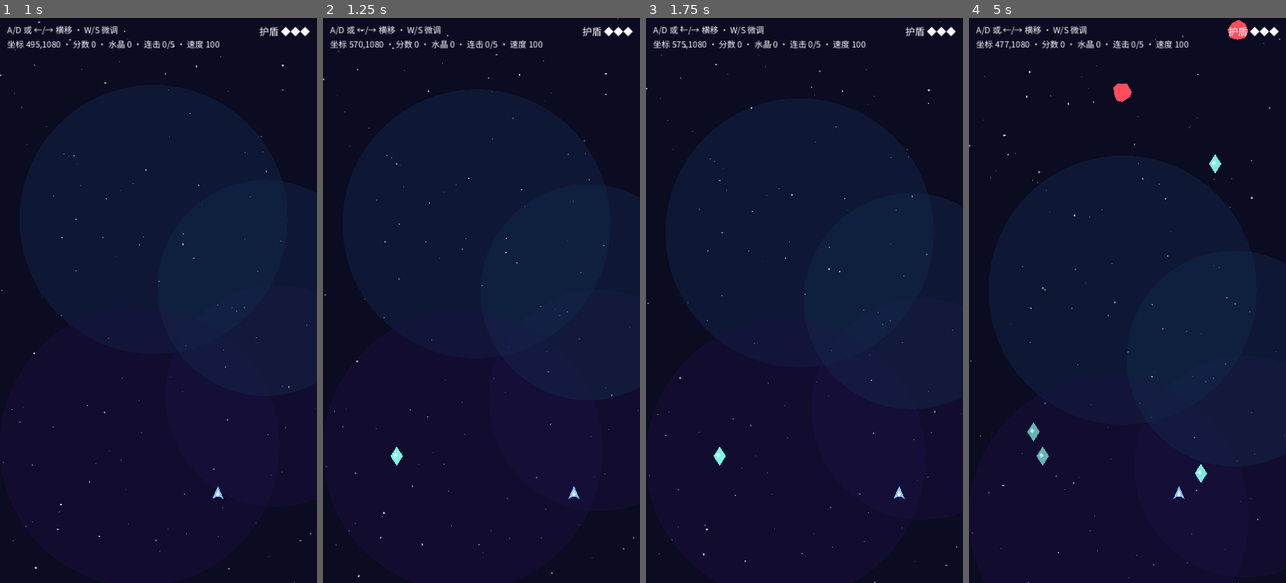
Above: before the commit, frames 1-4 (left to right).
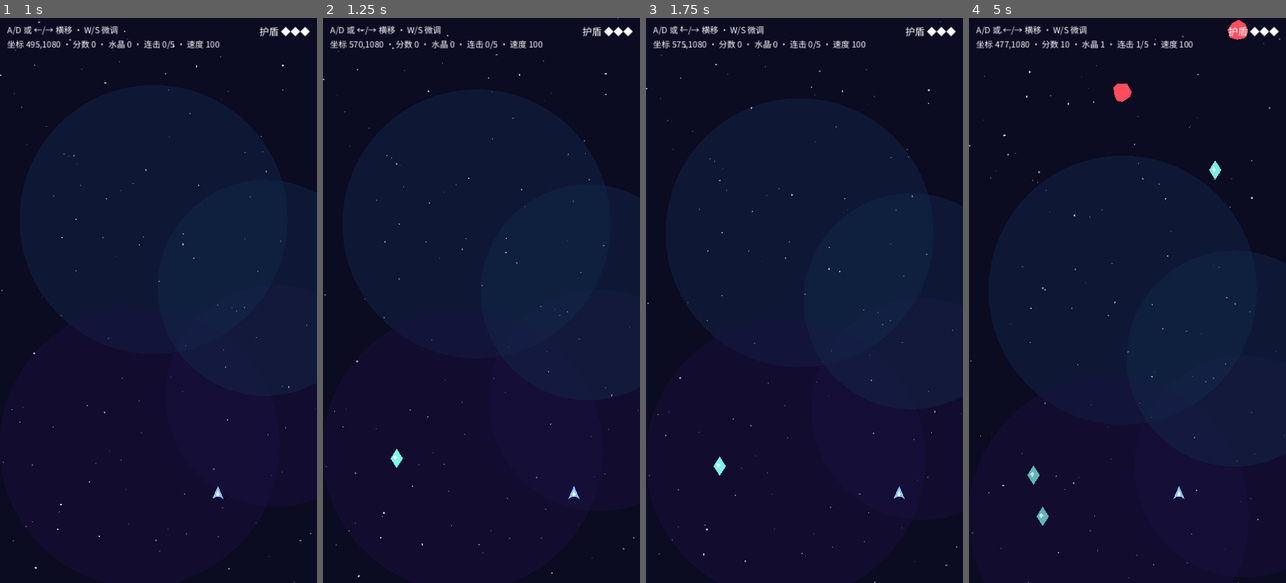
Above: after the commit, the same moments.

Repository: hl3w22bupt/myrd-playground
Game: Godot game, scene res://scenes/main.tscn
Two runs of this game, one before a commit and one after it. Both use one fixed random seed, a clock stepped at 60 frames per second and the inputs below.
Inputs (mouse positions are in pixels of both pictures, inside the frame that each line leads up to):
- Up to frame 1 (1 s): tap Enter (confirm) at 0.5 s; move the mouse to (228, 272) at 0.52 s; hold D (move_right) from 0.53 s (still down); hold Enter (confirm) from 0.53 s (still down); click (228, 272) at 0.67 s; tap Space at 0.77 s
- Up to frame 2 (1.25 s): keep holding D (move_right); keep holding Enter (confirm)
- Up to frame 3 (1.75 s): release D (move_right) at 1.25 s; release Enter (confirm) at 1.25 s; drag from (741, 328) to (718, 458) at 1.27 s
- Up to frame 4 (5 s): move the mouse to (1159, 176) at 2.02 s; hold D (move_right) 2.03-2.75 s; hold Enter (confirm) 2.03-2.75 s; click (1159, 176) at 2.17 s; drag from (1111, 413) to (1032, 430) at 2.77 s; move the mouse to (1222, 385) at 3.52 s; hold A (move_left) 3.53-4.25 s; hold Enter (confirm) 3.53-4.25 s; click (1222, 385) at 3.67 s; tap Space at 3.77 s; drag from (1032, 215) to (1032, 430) at 4.27 s

Frame 1 is identical in both runs. In frame 2, less than 0.1% of the frame differs, in the area x 21-26%, y 75-80%; in frame 3, 0.1%; in frame 4, 0.8%, in the area x 18-80%, y 3-90%.

Commit message:
feat(games/app): 玩法补全 —— 加速外显/收集反馈/生成规则门禁断言 + 手感修正
- 加速态外显（知识基准 4.2）：屏周 speedline 拉丝（青紫，进 0.3s/出 0.5s）+
  Camera2D 全局 105% 变焦 + HUD「×2」剩余时间环（boost_ring）
- 收集反馈：程序化音效 5 枚（score/confirm/hit/fail/spawn wav）接线 SFX_BANK，
  拾取白色粒子爆散 0.25s；受击 1.0s 无敌闪烁（alpha 0.35~0.75）
- 水晶沿航路漂移（0.35× 当前速度）+ 漂出屏回收：playtest 3 局首次收集
  从「2 局 null」改善为 3.08s/10.15s/11.92s，反馈事件 9→18
- Camera2D 落地后 Juice.shake 由只记账变为真实震动
- 冒烟断言升级（验收 3/4 + 知识基准 2.1~2.4/4.2）：难度档位表 D(t)、陨石速度
  系数 k(D)、同屏上限 cap(D)=3+2D（加速 +2）、生成间隔衰减 0.88^(D-1)、
  生成约束（飞船 ±80px 带 / 间距 ≥ 大者半径 ×1.5 / 合法位置放行）、生成器
  硬截断、水晶航路漂移、加速外显开/关、无敌闪烁、音效真实接线
- 修复：speedlines 渐入首帧被误判为退出过渡而隐藏（_boosting 状态区分）
- .myrd/routines.yaml：godot-smoke 默认 gamePath games/godot-coin-rush → games/app
- export/web：Web 导出产物同步重导出（index.pck 2.50MB → 2.59MB）

门禁：games/app/verify.sh 全部通过（PREFLIGHT + GODOT_SMOKE 240 帧 +
GODOT_FUZZ + GODOT_PLAYTEST 3 局，节奏代理指标在阈值内）

Co-Authored-By: Claude <noreply@anthropic.com>

Diff:
--- a/games/app/autoload/juice.gd
+++ b/games/app/autoload/juice.gd
@@ -7,13 +7,20 @@
 ##   重开 → pop(结算面板) + sfx(&"confirm")；陨石/水晶入场 → flash(实体)（可感知的场上事件）
 ##
 ## headless 冒烟 / playtest 断言「事件触发过没有」看 events / sfx_counts；
-## 本骨架暂无音频资产：SFX_BANK 未注册名 sfx() 合法空转，只记账不播放，资产后补即出声。
+## 音效注册表见 SFX_BANK（未注册名 sfx() 合法空转，只记账不播放）。
 
 ## 反馈触发信号：反馈统计 / playtest 门禁以此作为反馈采样锚点。
 signal feedback_fired(kind: StringName)
 
-## 音效注册表：名 → AudioStream（骨架期无 .wav 资产，留空表；未注册名合法空转）。
-const SFX_BANK: Dictionary = {}
+## 音效注册表：名 → AudioStream（程序化生成的 wav，见 assets/audio/——需求 3「收集反馈（音效/特效）」）。
+## 未注册名仍合法空转（只记账），资产后补即出声。
+const SFX_BANK: Dictionary = {
+	&"score": preload("res://assets/audio/score.wav"),         ## 拾取水晶：双音上扬
+	&"confirm": preload("res://assets/audio/confirm.wav"),     ## 连击触发加速：短促上扬 chirp
+	&"hit": preload("res://assets/audio/hit.wav"),             ## 被陨石击中：低频闷响
+	&"fail": preload("res://assets/audio/fail.wav"),           ## 护盾归零结算：三连下行
+	&"spawn": preload("res://assets/audio/spawn.wav"),         ## 水晶入场：极短轻点
+}
 
 ## 本局反馈记录（"kind@ms"），断言只看是否非空；环形上限防长局内存膨胀。
 var events: PackedStringArray = []
--- a/games/app/scenes/main.tscn
+++ b/games/app/scenes/main.tscn
@@ -1,10 +1,12 @@
-[gd_scene load_steps=7 format=3]
+[gd_scene load_steps=9 format=3]
 
 [ext_resource type="Script" path="res://scripts/main.gd" id="1_main"]
 [ext_resource type="PackedScene" path="res://scenes/player.tscn" id="2_player"]
 [ext_resource type="Script" path="res://scripts/virtual_joystick.gd" id="3_joystick"]
 [ext_resource type="Script" path="res://scripts/touch_confirm_button.gd" id="4_confirm"]
 [ext_resource type="Script" path="res://scripts/starfield.gd" id="5_starfield"]
+[ext_resource type="Script" path="res://scripts/speedlines.gd" id="6_speedlines"]
+[ext_resource type="Script" path="res://scripts/boost_ring.gd" id="7_boost_ring"]
 
 [sub_resource type="CircleShape2D" id="CircleShape2D_confirm"]
 radius = 44.0
@@ -19,6 +21,9 @@
 
 [node name="Player" parent="." instance=ExtResource("2_player")]
 position = Vector2(360, 1080)
+
+[node name="Camera" type="Camera2D" parent="."]
+position = Vector2(360, 640)
 
 [node name="UI" type="CanvasLayer" parent="."]
 
@@ -60,6 +65,16 @@
 theme_override_colors/font_color = Color(0.498039, 0.964706, 0.909804, 1)
 text = ""
 horizontal_alignment = 1
+
+[node name="BoostRing" type="Control" parent="UI"]
+unique_name_in_owner = true
+visible = false
+mouse_filter = 2
+offset_left = 128.0
+offset_top = 40.0
+offset_right = 184.0
+offset_bottom = 96.0
+script = ExtResource("7_boost_ring")
 
 [node name="ResultPanel" type="PanelContainer" parent="UI"]
 unique_name_in_owner = true
@@ -123,6 +138,9 @@
 [node name="FXLayer" type="CanvasLayer" parent="."]
 layer = 20
 
+[node name="Speedlines" type="Node2D" parent="FXLayer"]
+script = ExtResource("6_speedlines")
+
 [node name="FlashRect" type="ColorRect" parent="FXLayer"]
 unique_name_in_owner = true
 anchors_preset = 15
--- /dev/null
+++ b/games/app/scripts/boost_ring.gd
@@ -0,0 +1,33 @@
+class_name BoostRing
+extends Control
+## HUD「×2」角标 + 剩余时间环（知识基准 4.2：与加速态同步出现/消失）。
+##
+## 环弧 = 剩余时长 / 初始时长（续时封顶 15s 时弧满格钳制）；环心「×2」即得分倍率。
+## 自读 GameState（autoload 状态），不依赖 main 转发 —— UI 订阅状态是规范允许的方向。
+
+const COLOR_RING := Color("7ff6e8")
+const COLOR_RING_DIM := Color(0.5, 0.55, 0.65, 0.22)
+const COLOR_TEXT := Color("7ff6e8")
+const RING_WIDTH: float = 3.0
+const TEXT_SIZE: int = 24
+
+
+func _process(_delta: float) -> void:
+	if visible != GameState.boost_active:
+		visible = GameState.boost_active
+	if visible:
+		queue_redraw()
+
+
+func _draw() -> void:
+	var center := size / 2.0
+	var radius: float = minf(size.x, size.y) / 2.0 - RING_WIDTH
+	draw_arc(center, radius, 0.0, TAU, 48, COLOR_RING_DIM, RING_WIDTH, true)
+	var fraction := clampf(GameState.boost_time_left / GameState.BOOST_DURATION_SEC, 0.0, 1.0)
+	if fraction > 0.003:
+		## 从正上方顺时针铺满剩余时长（-90° 起点）。
+		draw_arc(center, radius, -PI / 2.0, -PI / 2.0 + TAU * fraction, 48, COLOR_RING, RING_WIDTH, true)
+	var font := get_theme_default_font()
+	if font != null:
+		draw_string(font, Vector2(0.0, size.y * 0.5 + TEXT_SIZE * 0.36), "×2",
+			HORIZONTAL_ALIGNMENT_CENTER, size.x, TEXT_SIZE, COLOR_TEXT)
--- a/games/app/scripts/crystal.gd
+++ b/games/app/scripts/crystal.gd
@@ -10,6 +10,10 @@
 
 const PICKUP_RADIUS: float = 26.0
 const BREATH_HZ: float = 2.0
+## 航路漂移系数：水晶随世界流动漂向玩家（星云视差中层的体感，知识基准 4.2；
+## 知识基准三只约束生成位置/节奏，漂移速度选型不与之冲突）。加速态下随实际速度同步放大。
+const DRIFT_COEFF: float = 0.35
+const PLAYFIELD_SIZE: Vector2 = Vector2(720.0, 1280.0)
 
 var _time: float = 0.0
 var _taken: bool = false
@@ -27,6 +31,14 @@
 	modulate.a = 0.72 + 0.28 * pulse
 
 
+func _physics_process(delta: float) -> void:
+	if GameState.game_over:
+		return
+	position.y += GameState.speed * DRIFT_COEFF * delta
+	if position.y > PLAYFIELD_SIZE.y + PICKUP_RADIUS + 40.0:
+		queue_free()  # 漂出屏即回收，让位给保底刷新（知识基准 3 同屏下限口径不受影响）
+
+
 func _on_body_entered(body: Node2D) -> void:
 	if _taken or not (body is Player):
 		return
--- a/games/app/scripts/main.gd
+++ b/games/app/scripts/main.gd
@@ -19,6 +19,15 @@
 const FRAGMENT_RADIUS_DIV: float = 2.0           ## 分裂子体 r 减半
 const FRAGMENT_OFFSET_MUL: float = 0.6
 
+## 加速态变焦外显（知识基准 4.2：全局 105% 变焦，进入 0.3s / 退出 0.5s 过渡）。
+const ZOOM_BOOST: float = 1.05
+const ZOOM_ENTER_SEC: float = 0.3
+const ZOOM_EXIT_SEC: float = 0.5
+## 收集粒子爆散（知识基准 4.2：白色粒子爆散 0.25s）。
+const BURST_PARTICLES: int = 14
+const BURST_LIFETIME_SEC: float = 0.25
+const BURST_FREE_AFTER_SEC: float = 0.8
+
 ## 陨石类型分布锚点表（知识基准 2.3：D1/D3/D6），中间档位线性插值。
 const KIND_TABLE: Dictionary = {
 	1: [0.70, 0.20, 0.10],
@@ -29,6 +38,8 @@
 @onready var player: Player = $Player
 @onready var entities: Node2D = $Entities
 @onready var starfield: Starfield = $Starfield
+@onready var camera_rig: Camera2D = $Camera
+@onready var speedlines: Speedlines = $FXLayer/Speedlines
 @onready var touch_ui: CanvasLayer = $TouchUI
 @onready var hud_label: Label = %HudLabel
 @onready var shield_label: Label = %ShieldLabel
@@ -242,8 +253,9 @@
 
 ## ── 信号处理 ──
 
-func _on_crystal_collected(_crystal: Crystal) -> void:
+func _on_crystal_collected(crystal: Crystal) -> void:
 	GameState.register_crystal_collected()
+	_spawn_collect_burst(crystal.global_position)
 	Juice.pop(player)
 	Juice.sfx(&"score")
 	if GameState.combo == GameState.COMBO_TRIGGER:
@@ -310,8 +322,43 @@
 	_refresh_hud()
 
 
-func _on_boost_changed(_active: bool, _time_left: float) -> void:
-	_refresh_hud()
+func _on_boost_changed(active: bool, _time_left: float) -> void:
+	speedlines.set_boost(active)
+	_tween_boost_zoom(active)
+	_refresh_hud()
+
+
+## 加速态变焦：进入 0.3s 拉到 105%，退出 0.5s 回 100%（禁止跳变，知识基准 4.2）。
+func _tween_boost_zoom(active: bool) -> void:
+	var tween := create_tween()
+	tween.tween_property(camera_rig, "zoom", Vector2.ONE * (ZOOM_BOOST if active else 1.0),
+		ZOOM_ENTER_SEC if active else ZOOM_EXIT_SEC) \
+		.set_trans(Tween.TRANS_QUAD).set_ease(Tween.EASE_OUT)
+
+
+## 收集反馈：白色粒子爆散 0.25s（知识基准 4.2），一次性发射后自动回收。
+func _spawn_collect_burst(pos: Vector2) -> void:
+	var burst := CPUParticles2D.new()
+	burst.position = pos
+	burst.one_shot = true
+	burst.emitting = false
+	burst.amount = BURST_PARTICLES
+	burst.lifetime = BURST_LIFETIME_SEC
+	burst.explosiveness = 1.0
+	burst.spread = 180.0
+	burst.gravity = Vector2.ZERO
+	burst.initial_velocity_min = 60.0
+	burst.initial_velocity_max = 160.0
+	burst.scale_amount_min = 1.5
+	burst.scale_amount_max = 3.0
+	burst.color = Color(1.0, 1.0, 1.0, 0.9)
+	entities.add_child(burst)
+	burst.emitting = true
+	get_tree().create_timer(BURST_FREE_AFTER_SEC).timeout.connect(
+		func() -> void:
+			if is_instance_valid(burst):
+				burst.queue_free()
+	)
 
 
 func _refresh_hud(pos: Vector2 = Vector2.ZERO) -> void:
@@ -324,7 +371,8 @@
 	]
 	shield_label.text = "护盾 " + "◆".repeat(maxi(GameState.shield, 0)) + "◇".repeat(maxi(GameState.SHIELD_MAX - GameState.shield, 0))
 	if GameState.boost_active:
-		boost_label.text = "加速 ×%d · %.1fs" % [GameState.multiplier, GameState.boost_time_left]
+		## 「×2」倍率由 BoostRing 环心角标呈现，这里只补剩余秒数。
+		boost_label.text = "剩余 %.1fs" % GameState.boost_time_left
 	else:
 		boost_label.text = ""
 
--- a/games/app/scripts/player.gd
+++ b/games/app/scripts/player.gd
@@ -12,9 +12,17 @@
 
 const PLAYFIELD_SIZE: Vector2 = Vector2(720.0, 1280.0)
 const PLAYFIELD_MARGIN: float = 28.0
+## 受击无敌期闪烁（知识基准 4.2：1.0s 无敌闪烁，期间无碰撞判定由 GameState 口径保证）。
+## alpha 压在 0.35~0.75 区间，无敌期内永不到 1.0 —— 视觉与断言都稳定可辨。
+const BLINK_ALPHA_MIN: float = 0.35
+const BLINK_ALPHA_MAX: float = 0.75
+const BLINK_HZ: float = 9.0
+
+var _blink_time: float = 0.0
 
 
-func _physics_process(_delta: float) -> void:
+func _physics_process(delta: float) -> void:
+	_tick_invincible_blink(delta)
 	if GameState.game_over:
 		velocity = Vector2.ZERO
 		return
@@ -27,3 +35,15 @@
 	)
 	if direction != Vector2.ZERO:
 		moved.emit(global_position)
+
+
+## 无敌期闪烁：Juice.flash 的受击红闪（0.12s）结束后由这里接管透明度节奏；
+## 无敌结束把 modulate 复位为不透明（正常态 alpha 不被本函数改写）。
+func _tick_invincible_blink(delta: float) -> void:
+	if GameState.is_invincible():
+		_blink_time += delta
+		var pulse := 0.5 + 0.5 * sin(TAU * BLINK_HZ * _blink_time)
+		modulate.a = lerpf(BLINK_ALPHA_MIN, BLINK_ALPHA_MAX, pulse)
+	elif _blink_time > 0.0:
+		_blink_time = 0.0
+		modulate.a = 1.0
--- /dev/null
+++ b/games/app/scripts/speedlines.gd
@@ -0,0 +1,96 @@
+class_name Speedlines
+extends Node2D
+## 加速态屏周 speedline 拉丝（知识基准 4.2：青紫 #7FF6E8/#6C5CE7，
+## 进入 0.3s、退出 0.5s 过渡；随飞船实际速度向下流动，强化速度感）。
+##
+## 纯 _draw 极简几何实现（SKILL.md §7A 资产策略），无贴图资产；
+## 拉丝布局用固定种子生成，同版本视觉稳定。
+
+const COLOR_A := Color("7ff6e8")
+const COLOR_B := Color("6c5ce7")
+const PLAYFIELD_SIZE: Vector2 = Vector2(720.0, 1280.0)
+const VERTICAL_COUNT: int = 16    ## 左右屏边各 8 条纵向拉丝
+const HORIZONTAL_COUNT: int = 10  ## 上下屏边各 5 条横向拉丝
+const FADE_IN_SEC: float = 0.3
+const FADE_OUT_SEC: float = 0.5
+const EDGE_BAND_RATIO: float = 0.22  ## 拉丝集中在屏周 22% 宽度带
+const FLOW_MUL: float = 3.0          ## 拉丝流速 = 世界速度 × 3（速度感外显）
+
+var intensity: float = 0.0
+
+var _boosting: bool = false  ## 加速态目标状态：区分「渐入中 intensity=0」与「退出播完」
+var _vertical: Array[Dictionary] = []
+var _horizontal: Array[Dictionary] = []
+var _tween: Tween
+
+
+func _ready() -> void:
+	visible = false
+	var rng := RandomNumberGenerator.new()
+	rng.seed = 20260927  # 同版本同拉丝布局
+	var band: float = PLAYFIELD_SIZE.x * EDGE_BAND_RATIO
+	for i: int in range(VERTICAL_COUNT):
+		var on_left := i % 2 == 0
+		_vertical.append({
+			"x": rng.randf_range(8.0, band) if on_left else rng.randf_range(PLAYFIELD_SIZE.x - band, PLAYFIELD_SIZE.x - 8.0),
+			"y": rng.randf_range(-80.0, PLAYFIELD_SIZE.y),
+			"len": rng.randf_range(90.0, 220.0),
+			"alpha": rng.randf_range(0.25, 0.6),
+			"width": rng.randf_range(1.5, 3.0),
+			"color": COLOR_A if i % 3 == 0 else COLOR_B,
+		})
+	for i: int in range(HORIZONTAL_COUNT):
+		var on_top := i % 2 == 0
+		_horizontal.append({
+			"y": rng.randf_range(8.0, PLAYFIELD_SIZE.y * EDGE_BAND_RATIO) if on_top \
+				else rng.randf_range(PLAYFIELD_SIZE.y * (1.0 - EDGE_BAND_RATIO), PLAYFIELD_SIZE.y - 8.0),
+			"x": rng.randf_range(-80.0, PLAYFIELD_SIZE.x),
+			"len": rng.randf_range(60.0, 150.0),
+			"alpha": rng.randf_range(0.18, 0.45),
+			"width": rng.randf_range(1.2, 2.4),
+			"color": COLOR_B if i % 3 == 0 else COLOR_A,
+		})
+
+
+## 加速态开关（main 订阅 GameState.boost_changed 后转发）：进 0.3s / 出 0.5s 过渡。
+func set_boost(active: bool) -> void:
+	_boosting = active
+	if _tween != null and _tween.is_valid():
+		_tween.kill()
+	if active:
+		visible = true
+	_tween = create_tween()
+	_tween.tween_property(self, "intensity", 1.0 if active else 0.0,
+		FADE_IN_SEC if active else FADE_OUT_SEC)
+
+
+func _process(delta: float) -> void:
+	if not visible:
+		return
+	if not _boosting and intensity <= 0.0:
+		visible = false  # 退出过渡播完即隐藏（冒烟可断言 visible）；渐入首帧不算退出
+		queue_redraw()
+		return
+	var scroll: float = GameState.speed * FLOW_MUL * delta
+	for streak: Dictionary in _vertical:
+		streak["y"] = fposmod(float(streak["y"]) + scroll, PLAYFIELD_SIZE.y)
+	var slide: float = GameState.speed * FLOW_MUL * delta * 0.6
+	for streak: Dictionary in _horizontal:
+		streak["x"] = fposmod(float(streak["x"]) + slide, PLAYFIELD_SIZE.x)
+	queue_redraw()
+
+
+func _draw() -> void:
+	if intensity <= 0.0:
+		return
+	var stretch: float = 0.4 + 0.6 * intensity  # 拉丝长度随强度拉伸
+	for streak: Dictionary in _vertical:
+		var color: Color = streak["color"]
+		color.a = float(streak["alpha"]) * intensity
+		var y := float(streak["y"])
+		draw_line(Vector2(float(streak["x"]), y), Vector2(float(streak["x"]), y + float(streak["len"]) * stretch), color, float(streak["width"]))
+	for streak: Dictionary in _horizontal:
+		var color: Color = streak["color"]
+		color.a = float(streak["alpha"]) * intensity
+		var x := float(streak["x"])
+		draw_line(Vector2(x, float(streak["y"])), Vector2(x + float(streak["len"]) * stretch, float(streak["y"])), color, float(streak["width"]))
--- a/games/app/tests/smoke.gd
+++ b/games/app/tests/smoke.gd
@@ -12,9 +12,13 @@
 ##   1. 场景可实例化（main.tscn → player.tscn 接线未断裂）
 ##   2. autoload 已注册且带约定信号（GameState + Juice 模板协议）
 ##   3. InputMap 动作注册、物理键绑定逐键核对（键位契约），注入输入后飞船真的动了
-##   4. 核心交互：水晶拾取 → 计分 + Juice 反馈；连击 5 → 加速态 135px/s ×2
-##   5. 胜负可达：陨石撞击扣盾 → 归零结算（面板四项数据）
+##   4. 核心交互：水晶拾取 → 计分 + 音效接线 + Juice 反馈；连击 5 → 加速态 135px/s ×2
+##   5. 胜负可达：陨石撞击扣盾 → 无敌闪烁 → 归零结算（面板四项数据）
 ##   6. 重开可用：confirm 一键重置（分数/护盾/速度/加速/场景实体清空，最高分保留）
+##   7. 加速外显：拉丝显示 + 105% 变焦（进入 0.3s），退出后复位隐藏（退出 0.5s）
+##   8. 生成规则（验收 4）：难度档位表 D(t)、陨石速度系数 k(D)、同屏上限 cap(D)=3+2D
+##      （加速态 +2）、生成间隔衰减、生成约束（避开飞船 ±80px / 实体间距 ≥ 大者半径 ×1.5）、
+##      生成器硬截断、水晶航路漂移
 ##
 ## ⚠️ 输入注入分阶段互不重叠（references/error-signatures.md E-08）：
 ##   headless 下 `Input.parse_input_event()` 的缓冲冲刷会清掉 `Input.action_press()`
@@ -33,8 +37,30 @@
 const HIT_FRAMES: int = 8
 ## 重开 confirm 后等待场景清空的帧数。
 const RESTART_FRAMES: int = 8
+## 加速触发后等变焦/拉丝进入过渡（0.3s）播完再断言外显的帧数。
+const BOOST_FX_WAIT_FRAMES: int = 18
+## 加速态保持时长（秒）：拉长到覆盖「外显开启」断言窗口，再走真实退出链路。
+const BOOST_ALIVE_SEC: float = 1.0
+## 加速态触发帧（噪声 30 + 移动 10 + 拾取 8 之后第 2 帧）。
+const BOOST_START_FRAME: int = NOISE_FRAMES + MOVE_FRAMES + COLLECT_FRAMES + 2
+## 加速态结束帧（boost_time_left 由本相位改为 BOOST_ALIVE_SEC）。
+const BOOST_END_FRAME: int = BOOST_START_FRAME + int(BOOST_ALIVE_SEC * 60.0)
+## 外显开启断言帧（进 0.3s 过渡完成 + 余量）。
+const FX_ON_FRAME: int = BOOST_START_FRAME + BOOST_FX_WAIT_FRAMES
+## 外显关闭断言帧（退出 0.5s 过渡完成 + 余量）。
+const FX_OFF_FRAME: int = BOOST_END_FRAME + 34
+## 退出缓动断言帧（加速结束后 ~1.13s，cubic ease-out 已把速度压回 100±2）。
+const EASED_OUT_FRAME: int = BOOST_END_FRAME + 68
+## 胜负链路的陨石生成帧（缓动断言之后）。
+const HIT_SPAWN_FRAME: int = EASED_OUT_FRAME + 2
+## 重开断言后的「生成规则」相位锚点帧（验收 4 专属）。
+const GEN_RULES_FRAME: int = HIT_SPAWN_FRAME + HIT_FRAMES + 2 + RESTART_FRAMES + 2
+## 水晶漂移断言的等待帧数（20 帧 ≈ 0.33s，预期漂移 ≈11.7px）。
+const DRIFT_WAIT_FRAMES: int = 20
+## 水晶漂移判定的最小位移（像素）。
+const MIN_DRIFT_DISTANCE: float = 4.0
 ## 总帧数上限（超过即出报告，防止死循环；smoke.sh 另有 --quit-after 兜底）。
-const TOTAL_FRAMES: int = 186
+const TOTAL_FRAMES: int = 226
 ## 判定「真的移动了」的最小位移（像素）。
 const MIN_MOVE_DISTANCE: float = 10.0
 ## 加速态速度断言带宽：135 ± 5（知识基准 5.3：实测 ≥130 即达标 +30%）。
@@ -68,6 +94,8 @@
 var _shield_seen: bool = false
 var _game_over_seen: bool = false
 var _score_at_game_over: int = 0
+var _drift_crystal: Crystal
+var _drift_origin_y: float = 0.0
 
 
 func _ready() -> void:
@@ -136,26 +164,39 @@
 			# 连击链：再登记 4 颗 → combo=5 触发加速态（验收 3）。
 			for i: int in range(4):
 				GameState.register_crystal_collected()
-		elif _frames == NOISE_FRAMES + MOVE_FRAMES + COLLECT_FRAMES + 2:
+		elif _frames == BOOST_START_FRAME:
 			_assert_boost_started()
-			# 缩短加速态剩余时间，走真实的退出缓动（1.5s ease-out）。
-			GameState.boost_time_left = 0.02
-		elif _frames == 161:
+			# 保持加速态 1.0s：外显断言窗口结束后再走真实的退出缓动（1.5s ease-out）。
+			GameState.boost_time_left = BOOST_ALIVE_SEC
+		elif _frames == FX_ON_FRAME:
+			_assert_boost_fx_on()
+		elif _frames == FX_OFF_FRAME:
+			_assert_boost_fx_off()
+		elif _frames == EASED_OUT_FRAME:
 			_assert_boost_eased_out()
 			# 胜负链路：真实生成陨石撞飞船（验收 2 的第一格盾）。
 			_main.spawn_meteor(Meteor.Kind.NORMAL, 24.0, _player.global_position + Vector2(0, -30))
-		elif _frames == 161 + HIT_FRAMES:
+		elif _frames == HIT_SPAWN_FRAME + HIT_FRAMES:
 			_assert_first_hit()
 			# 第 2、3 格盾走状态机直拍（无敌帧已由断言清零）。
 			GameState.invincible_time = 0.0
 			GameState.take_hit()
 			GameState.invincible_time = 0.0
 			GameState.take_hit()
-		elif _frames == 161 + HIT_FRAMES + 2:
+		elif _frames == HIT_SPAWN_FRAME + HIT_FRAMES + 2:
 			_assert_game_over()
 			_press_action(&"confirm")
-		elif _frames == 161 + HIT_FRAMES + 2 + RESTART_FRAMES:
+		elif _frames == HIT_SPAWN_FRAME + HIT_FRAMES + 2 + RESTART_FRAMES:
 			_assert_restarted()
+		elif _frames == GEN_RULES_FRAME:
+			_assert_generation_rules()
+		elif _frames == GEN_RULES_FRAME + 2:
+			_assert_meteor_cap_enforced()
+		elif _frames == GEN_RULES_FRAME + 4:
+			_drift_crystal = _main.spawn_crystal(Vector2(360.0, 300.0))
+			_drift_origin_y = _drift_crystal.position.y
+		elif _frames == GEN_RULES_FRAME + 4 + DRIFT_WAIT_FRAMES:
+			_assert_crystal_drift()
 
 	if _frames >= TOTAL_FRAMES or not _failures.is_empty():
 		_finished = true
@@ -266,6 +307,8 @@
 	var juice := get_tree().root.get_node_or_null("Juice")
 	if juice == null or not (juice.sfx_counts.has(&"score")):
 		_failures.append("拾取后 Juice 无 score 反馈事件（收集反馈缺失，验收 3）")
+	elif not juice.SFX_BANK.has(&"score"):
+		_failures.append("音效注册表缺 score（程序化拾取音效未接线，需求 3 收集反馈=音效/特效）")
 
 
 func _assert_boost_started() -> void:
@@ -278,6 +321,17 @@
 		_failures.append("加速态得分倍率 %d ≠ %d（验收 3：倍率翻倍）" % [GameState.multiplier, GameState.BOOST_SCORE_MULTIPLIER])
 	if GameState.combo < GameState.COMBO_TRIGGER:
 		_failures.append("连击计数 %d < 触发值 %d" % [GameState.combo, GameState.COMBO_TRIGGER])
+
+
+func _assert_boost_fx_off() -> void:
+	## 加速外显复位（退出 0.5s 过渡播完后）：拉丝隐藏、变焦回 100%（知识基准 4.2）。
+	var lines := _main.speedlines as Speedlines
+	if lines == null or lines.visible:
+		_failures.append("加速退出后 speedline 拉丝仍显示（退出 0.5s 过渡应已完成并隐藏）")
+	var camera := _main.camera_rig as Camera2D
+	if camera == null or absf(camera.zoom.x - 1.0) > 0.01:
+		var actual := 1.0 if camera == null else camera.zoom.x
+		_failures.append("加速退出后变焦 %.3f 未回 100%%（验收 3：恢复基础状态）" % actual)
 
 
 func _assert_boost_eased_out() -> void:
@@ -290,6 +344,106 @@
 		_failures.append("加速退出后倍率 %d ≠ 1（倍率应同步回落）" % GameState.multiplier)
 
 
+func _assert_boost_fx_on() -> void:
+	## 加速外显（知识基准 4.2）：拉丝过渡完成（进 0.3s）、变焦拉到 105%。
+	var lines := _main.speedlines as Speedlines
+	if lines == null or not lines.visible:
+		_failures.append("加速态 speedline 拉丝未显示（加速外显缺失，知识基准 4.2）")
+	elif lines.intensity < 0.95:
+		_failures.append("加速拉丝过渡未完成：intensity %.2f < 0.95（进入 0.3s 过渡口径）" % lines.intensity)
+	var camera := _main.camera_rig as Camera2D
+	if camera == null:
+		_failures.append("main.tscn 找不到 Camera（加速变焦与受击震动的载体缺失）")
+	elif absf(camera.zoom.x - 1.05) > 0.01:
+		_failures.append("加速变焦 %.3f 未达 105%%（进入 0.3s 过渡完成后应稳定在 1.05）" % camera.zoom.x)
+
+
+func _assert_generation_rules() -> void:
+	## 验收 4 / 知识基准 2.1~2.4：难度档位表、陨石速度系数、同屏上限、生成间隔、生成约束。
+	var saved_time := GameState.run_time
+	# 档位表 D(t) = min(6, 1 + floor(t/30))：边界 30s 必进档，150s 封顶。
+	var cases: Array = [[0.0, 1], [29.9, 1], [30.0, 2], [90.0, 4], [149.9, 5], [150.0, 6], [400.0, 6]]
+	for case: Array in cases:
+		GameState.run_time = float(case[0])
+		if GameState.difficulty() != int(case[1]):
+			_failures.append("难度档位 D(%.1fs)=%d ≠ %d（验收 4 的难度梯度）" % [
+				float(case[0]), GameState.difficulty(), int(case[1])])
+	# 陨石速度系数 k(D)：D1 0.9x → D6 1.4x。
+	GameState.run_time = 0.0
+	if not is_equal_approx(GameState.meteor_speed_coeff(), 0.9):
+		_failures.append("D1 陨石速度系数 %.2f ≠ 0.90（知识基准 2.1 档位表）" % GameState.meteor_speed_coeff())
+	GameState.run_time = 150.0
+	if not is_equal_approx(GameState.meteor_speed_coeff(), 1.4):
+		_failures.append("D6 陨石速度系数 %.2f ≠ 1.40（知识基准 2.1 档位表）" % GameState.meteor_speed_coeff())
+	# 同屏上限 cap(D) = 3 + 2D（验收 4「当前难度档位上限」），加速态 +2。
+	GameState.run_time = 0.0
+	if GameState.meteor_cap() != 5:
+		_failures.append("D1 同屏上限 %d ≠ 5（cap=3+2D）" % GameState.meteor_cap())
+	GameState.run_time = 150.0
+	if GameState.meteor_cap() != 15:
+		_failures.append("D6 同屏上限 %d ≠ 15（cap=3+2D）" % GameState.meteor_cap())
+	GameState.boost_active = true
+	GameState.boost_time_left = GameState.BOOST_DURATION_SEC
+	if GameState.meteor_cap() != 17:
+		_failures.append("加速态同屏上限 %d ≠ 15+2（知识基准 2.2 密度修正）" % GameState.meteor_cap())
+	if GameState.meteor_spawn_interval() > 2.0 * pow(0.88, 5.0) * 0.85:
+		_failures.append("加速态生成间隔未叠加 ×0.85 修正（知识基准 2.2）")
+	GameState.boost_active = false
+	GameState.boost_time_left = 0.0
+	# 生成间隔衰减：D1 = 2.0s，D6 = 2.0 × 0.88^5。
+	GameState.run_time = 0.0
+	if not is_equal_approx(GameState.meteor_spawn_interval(), 2.0):
+		_failures.append("D1 生成间隔 %.4f ≠ 2.0（知识基准 2.1）" % GameState.meteor_spawn_interval())
+	GameState.run_time = 150.0
+	var expected_d6 := 2.0 * pow(0.88, 5.0)
+	if absf(GameState.meteor_spawn_interval() - expected_d6) > 0.001:
+		_failures.append("D6 生成间隔 %.4f ≠ %.4f（0.88^(D-1) 衰减）" % [
+			GameState.meteor_spawn_interval(), expected_d6])
+	# 生成约束（验收 4）：飞船 ±80px 判定带拒收；实体间距 < 大者半径 ×1.5 拒收；合法位置放行。
+	var guard: Meteor = _main.spawn_meteor(Meteor.Kind.NORMAL, 24.0, Vector2(360.0, 200.0))
+	var band_pos: Vector2 = _player.global_position + Vector2(0.0, -60.0)
+	if _main._respects_constraints(band_pos, 24.0):
+		_failures.append("生成约束失效：飞船 ±80px 判定带内的位置被放行（验收 4 防刷脸杀）")
+	if _main._respects_constraints(Vector2(360.0, 230.0), 24.0):
+		_failures.append("生成约束失效：与屏内陨石间距 30px < 24×1.5=36px 被放行（验收 4 互不重叠）")
+	if not _main._respects_constraints(Vector2(100.0, 500.0), 24.0):
+		_failures.append("生成约束过严：远离飞船与实体的合法位置被拒（生成器会空转）")
+	GameState.run_time = saved_time  # 恢复计时，后续相位保持 D1 口径
+
+
+func _assert_meteor_cap_enforced() -> void:
+	## 生成器硬截断（验收 4）：同屏陨石数 = cap(D) 时，生成器到点也不再生成。
+	var saved_time := GameState.run_time
+	GameState.run_time = 0.0  # 重开相位内保证 D1（cap=5）；结束恢复
+	var cap := GameState.meteor_cap()
+	var existing: int = _main._count_meteors()
+	# 现有场内陨石（约束断言留下的 guard）+ 补齐到 cap 的占位陨石。
+	while _main._count_meteors() < cap:
+		var slot: int = _main._count_meteors()
+		_main.spawn_meteor(Meteor.Kind.NORMAL, 20.0, Vector2(60.0 + 100.0 * float(slot), -60.0))
+	if _main._count_meteors() != cap:
+		_failures.append("占位陨石补齐失败：%d ≠ %d（测试前置问题）" % [_main._count_meteors(), cap])
+	_main._meteor_timer = 0.0  # 让生成器「到点」
+	_main._tick_meteor_spawner(0.016)
+	if _main._count_meteors() > cap:
+		_failures.append("同屏陨石 %d 超过 cap(D)=%d：生成器硬截断失效（验收 4）" % [
+			_main._count_meteors(), cap])
+	GameState.run_time = saved_time
+	if existing <= 0:
+		_failures.append("cap 断言前置失败：约束相位的 guard 陨石不存在")
+
+
+func _assert_crystal_drift() -> void:
+	## 水晶航路漂移：随世界流动漂向玩家（静止水晶与「航路」体感脱节，收集率塌陷）。
+	if _drift_crystal == null or not is_instance_valid(_drift_crystal):
+		_failures.append("漂移断言用的水晶已被提前回收（生命周期异常）")
+		return
+	var travelled := _drift_crystal.position.y - _drift_origin_y
+	if travelled < MIN_DRIFT_DISTANCE:
+		_failures.append("水晶 %d 帧仅漂移 %.1fpx < %.1fpx：航路漂移未生效（水晶静止 = 与世界流动脱节）" % [
+			DRIFT_WAIT_FRAMES, travelled, MIN_DRIFT_DISTANCE])
+
+
 func _assert_first_hit() -> void:
 	if GameState.shield != GameState.SHIELD_MAX - 1:
 		_failures.append("陨石撞击未扣盾：护盾 %d ≠ %d（碰撞接线断裂，验收 2）" % [GameState.shield, GameState.SHIELD_MAX - 1])
@@ -302,6 +456,12 @@
 	var juice := get_tree().root.get_node_or_null("Juice")
 	if juice == null or not (juice.sfx_counts.has(&"hit")):
 		_failures.append("受击后 Juice 无 hit 反馈事件（受击反馈缺失）")
+	elif not juice.SFX_BANK.has(&"hit"):
+		_failures.append("音效注册表缺 hit（受击音效未接线）")
+	if not GameState.is_invincible():
+		_failures.append("受击后未进入无敌帧（知识基准 4.2：1.0s 无敌，期间无碰撞判定）")
+	elif _player.modulate.a >= 1.0:
+		_failures.append("受击后无敌期未闪烁：alpha %.2f 未压暗（知识基准 4.2 无敌闪烁缺失）" % _player.modulate.a)
 
 
 func _assert_game_over() -> void:
Not shown, added: games/app/assets/audio/confirm.wav.import
Not shown, added: games/app/assets/audio/fail.wav.import
Not shown, added: games/app/assets/audio/hit.wav.import
Not shown, added: games/app/assets/audio/score.wav.import
Not shown, added: games/app/assets/audio/spawn.wav.import
Not shown, changed: .myrd/routines.yaml
Not shown, added: games/app/assets/audio/confirm.wav
Not shown, added: games/app/assets/audio/fail.wav
Not shown, added: games/app/assets/audio/hit.wav
Not shown, added: games/app/assets/audio/score.wav
Not shown, added: games/app/assets/audio/spawn.wav
Not shown, changed: games/app/export/web/index.pck
